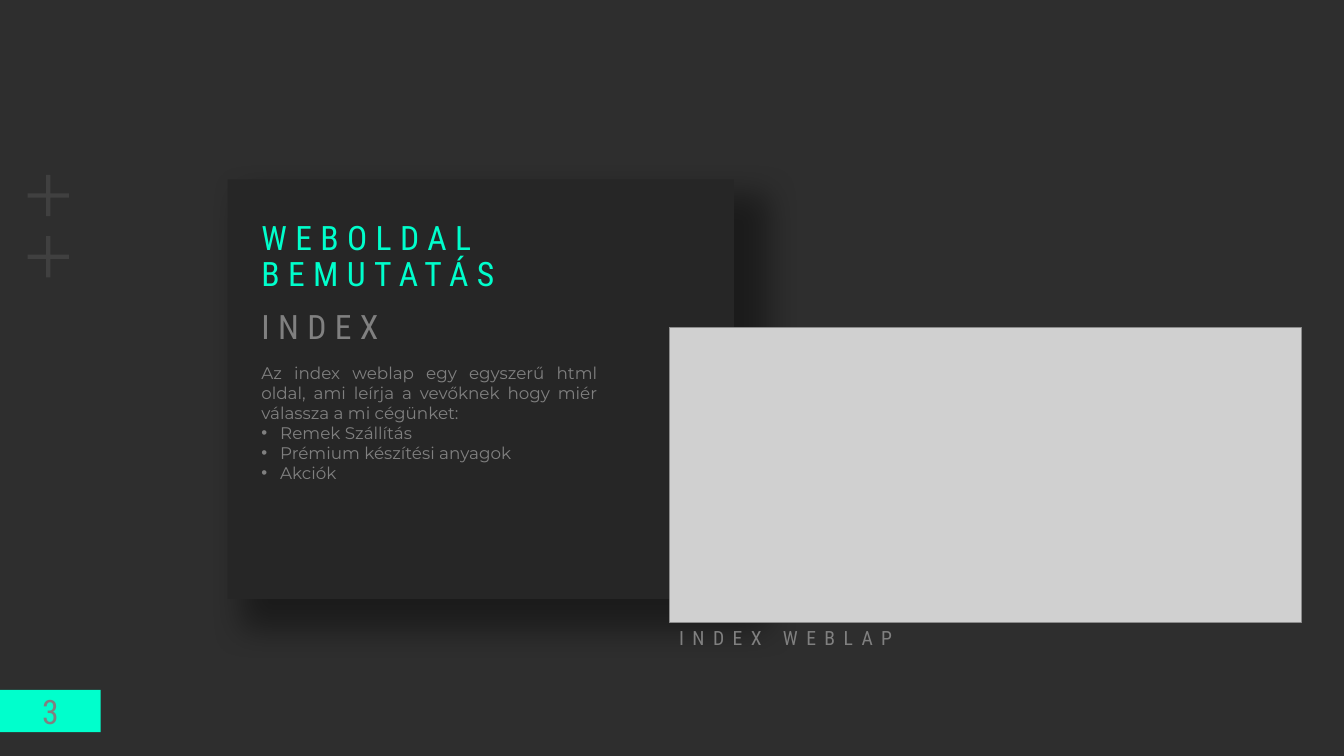
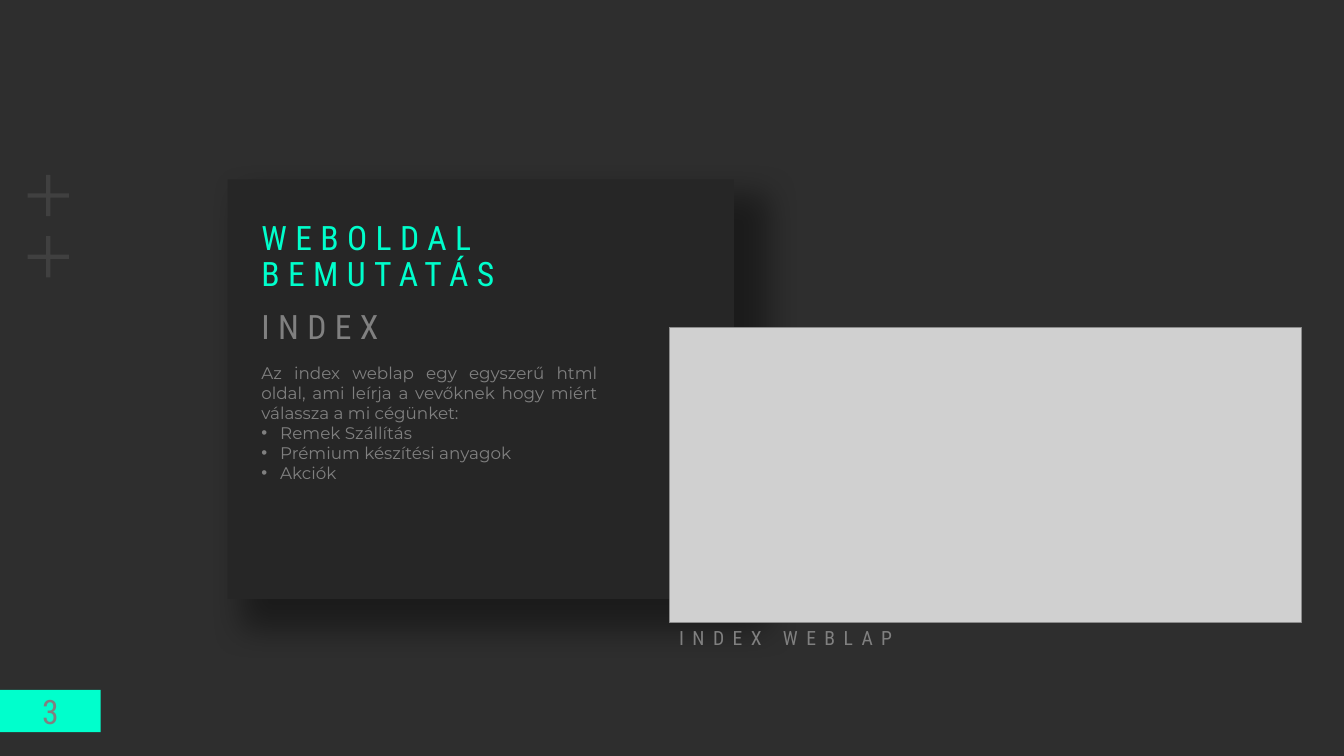
Before and after one commit to BalintoDaB/ikt-project.cf, a slide deck: slide 3 of CASES.pptx. Drawn at 1344x756 pixels with LibreOffice and Linux fonts; fonts in the diff are those of the drawing; grey boxes stand for pictures. Boxes give left, top, right and bottom in pixels: in the first picture for what was removed or moved away, otherwise in the second. Text is boxed around its words. In the diff, an @@ line names an element or a change of style, - is before the commit and + after.

Commit message:
ppt fix "miér"

```diff
--- a/CASES.pptx
+++ b/CASES.pptx
@@ text at [261, 367, 598, 422]: text changed @@
-Az index weblap egy egyszerű html oldal, ami leírja a vevőknek hogy miér válassza a mi cégünket:
+Az index weblap egy egyszerű html oldal, ami leírja a vevőknek hogy miért válassza a mi cégünket:
```
